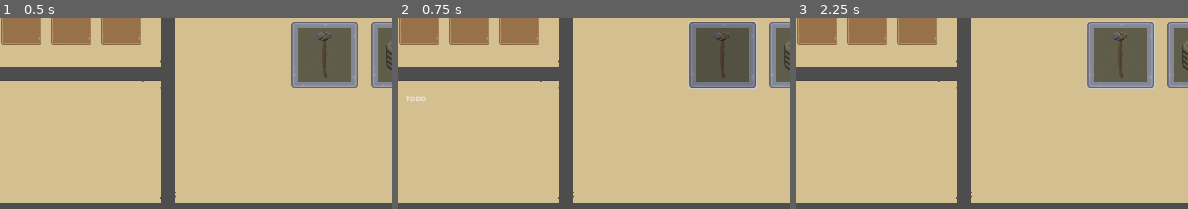
Above: before the commit, frames 1-3 (left to right).
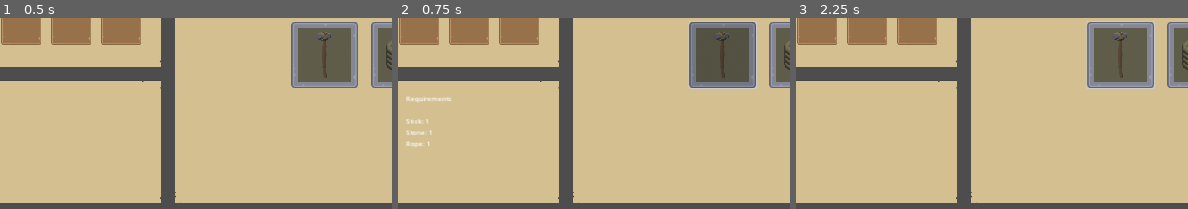
Above: after the commit, the same moments.

Repository: afarber/SurvivalGame
Game: Godot game, scene res://bulletins/player_menus/crafting_menu.tscn
The game is run twice, just before and just after one commit, with the same random seed, the same clock (stepped at 60 frames per second) and the same inputs. This scene is started directly instead of the project's main scene.
Inputs (mouse positions are % of the whole screen's width and height, from its top left):
- Up to frame 1 (0.5 s): no input
- Up to frame 2 (0.75 s): click (70, 60) at 0.52 s
- Up to frame 3 (2.25 s): tap Enter (ui_accept) at 1.25, 2 s; move the mouse to (72, 51) at 1.27 s; hold D (move_right) 1.28-2 s; tap E (interact) at 1.35 s; click (72, 51) at 1.42 s; tap Space (jump) at 1.52 s; drag from (30, 63) to (45, 81) at 2.02 s
The pictures show only the part of the screen within x 29-78%, y 50-100%; the shares and areas given below are measured in that part.

Frame 1 is identical in both runs. In frame 2, 0.4% of the frame differs, in the area x 2-14%, y 40-68%; in frame 3, nothing differs.

Commit message:
Display requirements when hovering a crafting button

Diff:
--- a/resources/crafting_blueprint_resources/axe_blueprint.tres
+++ b/resources/crafting_blueprints/axe_blueprint.tres
@@ -1,7 +1,7 @@
 [gd_resource type="Resource" script_class="CraftingBlueprintResource" load_steps=6 format=3 uid="uid://cwudlwv01ajot"]
 
-[ext_resource type="Script" path="res://resources/crafting_blueprint_resources/blueprint_cost_data.gd" id="1_l2w0p"]
-[ext_resource type="Script" path="res://resources/crafting_blueprint_resources/crafting_blueprint_resource.gd" id="1_qscbg"]
+[ext_resource type="Script" path="res://resources/crafting_blueprints/blueprint_cost_data.gd" id="1_l2w0p"]
+[ext_resource type="Script" path="res://resources/crafting_blueprints/crafting_blueprint_resource.gd" id="1_qscbg"]
 
 [sub_resource type="Resource" id="Resource_2vsy6"]
 script = ExtResource("1_l2w0p")
--- a/resources/crafting_blueprint_resources/rope_blueprint.tres
+++ b/resources/crafting_blueprints/rope_blueprint.tres
@@ -1,7 +1,7 @@
 [gd_resource type="Resource" script_class="CraftingBlueprintResource" load_steps=4 format=3 uid="uid://dsws5xs44qmwa"]
 
-[ext_resource type="Script" path="res://resources/crafting_blueprint_resources/blueprint_cost_data.gd" id="1_i04sn"]
-[ext_resource type="Script" path="res://resources/crafting_blueprint_resources/crafting_blueprint_resource.gd" id="2_bh1b2"]
+[ext_resource type="Script" path="res://resources/crafting_blueprints/blueprint_cost_data.gd" id="1_i04sn"]
+[ext_resource type="Script" path="res://resources/crafting_blueprints/crafting_blueprint_resource.gd" id="2_bh1b2"]
 
 [sub_resource type="Resource" id="Resource_2vsy6"]
 script = ExtResource("1_i04sn")
--- a/ui/custom_nodes/crafting_button.gd
+++ b/ui/custom_nodes/crafting_button.gd
@@ -15,12 +15,10 @@
 	button.mouse_exited.connect(hide_crafting_info)
 
 func send_crafting_info() -> void:
-	print("crafting button: send_crafting_info")
 	EventSystem.INV_set_description_label.emit(display_name + "\n\n" + description)
 	EventSystem.INV_set_extra_info_label.emit(requirements)
 
 func hide_crafting_info() -> void:
-	print("crafting button: send_crafting_info")
 	EventSystem.INV_set_description_label.emit("")
 	EventSystem.INV_set_extra_info_label.emit("")
 
@@ -31,4 +29,11 @@
 	icon_texture_rect.texture = item_resource.icon
 	display_name = item_resource.display_name
 	description = item_resource.description
-	requirements = "TODO"
+	var blueprint:CraftingBlueprintResource = ItemConfig.get_crafting_blueprint_resource(item_key)
+	requirements = "Requirements\n"
+	for blueprint_cost in blueprint.costs:
+		var cost_name := ItemConfig.get_item_resource(blueprint_cost.item_key).display_name
+		requirements += "\n%s: %d" % [
+			cost_name,
+			blueprint_cost.amount
+		]
Renamed: resources/crafting_blueprint_resources/blueprint_cost_data.gd -> resources/crafting_blueprints/blueprint_cost_data.gd
Renamed: resources/crafting_blueprint_resources/crafting_blueprint_resource.gd -> resources/crafting_blueprints/crafting_blueprint_resource.gd
